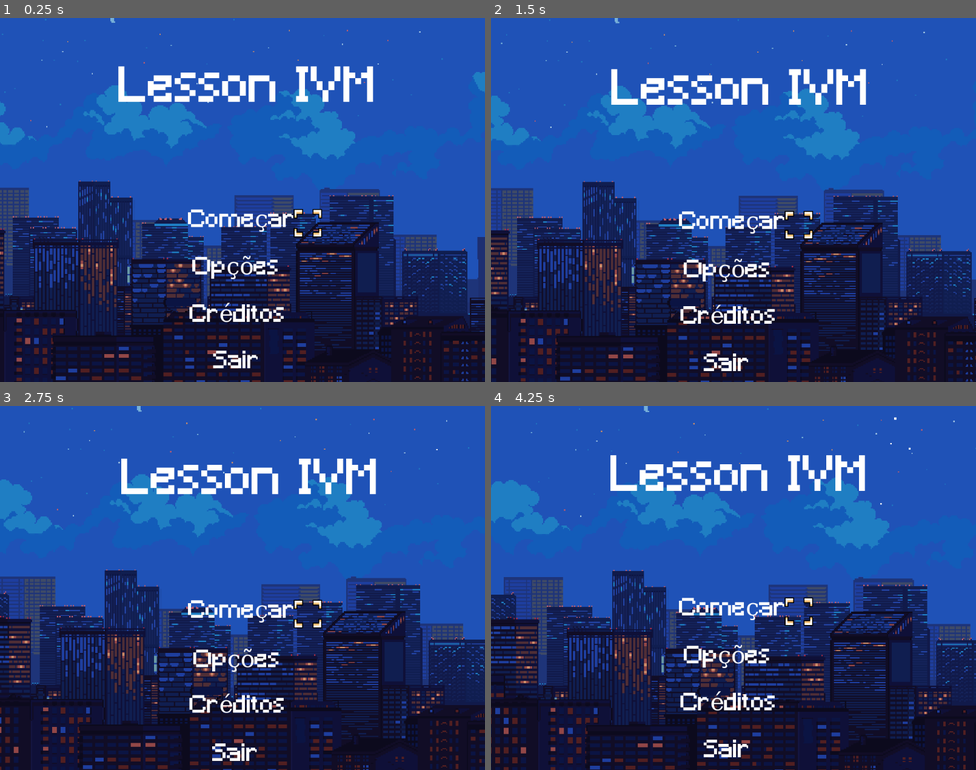
Above: before the commit, frames 1-4 (two rows, left to right).
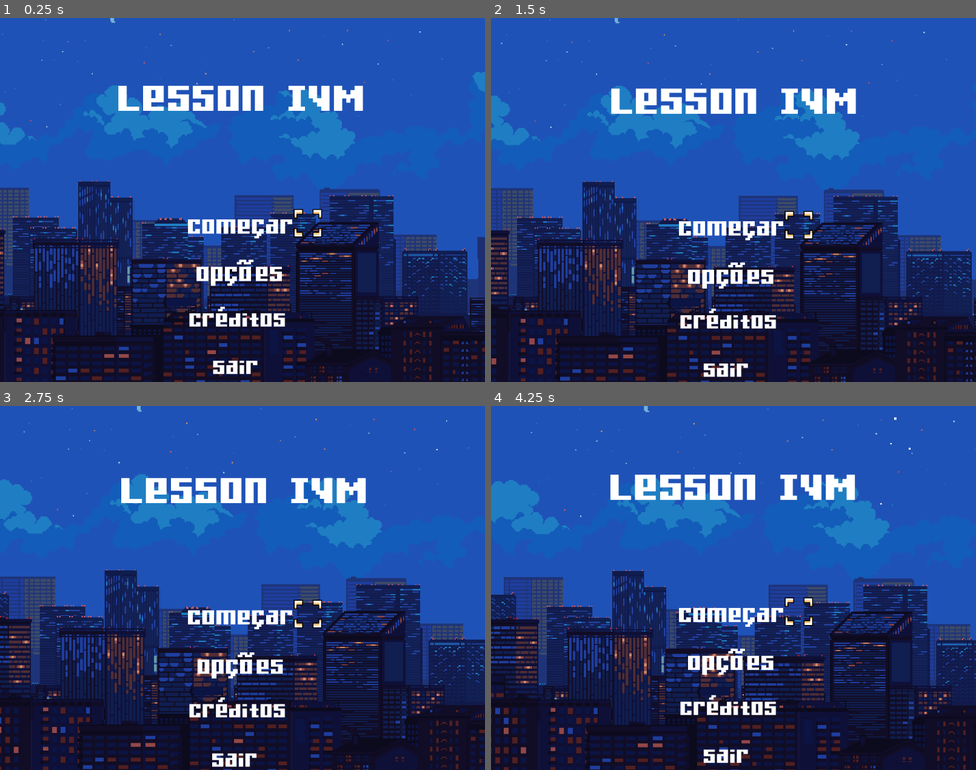
Above: after the commit, the same moments.

Repository: LaysonGabrielLopesDosSantos/XenoStory
Game: Godot game, scene res://assets/menu/code/menu.tscn
Same seed, same stepped clock (60 frames per second), same inputs: the game is played once before the commit and once after it.
Inputs:
- Up to frame 1 (0.25 s): no input
- Up to frame 2 (1.5 s): no input
- Up to frame 3 (2.75 s): no input
- Up to frame 4 (4.25 s): no input

The runs differ from the first frame. In frame 1, 5.9% of the frame differs, in the area x 24-77%, y 13-98%; in frame 2, 5.9%; in frame 3, 5.9%; in frame 4, 5.9%.

Commit message:
Menu completo + Créditos incompleto

Diff:
--- /dev/null
+++ b/Lesson IVM/assets/creditos/creditos.tscn
@@ -0,0 +1,119 @@
+[gd_scene load_steps=8 format=3 uid="uid://nhjqb1odok6r"]
+
+[ext_resource type="FontFile" uid="uid://b4mgjyyovoaed" path="res://assets/fonts/Gamer.ttf" id="1_4f3sh"]
+[ext_resource type="Texture2D" uid="uid://ch3khdwaqjbpi" path="res://assets/background/10 (2).png" id="1_ejdcy"]
+
+[sub_resource type="GDScript" id="GDScript_su774"]
+resource_name = "creditos"
+script/source = "extends Control
+
+func _process(delta):
+	if Input.is_action_just_pressed(\"Escape\"):
+		get_tree().change_scene_to_file(\"res://assets/menu/code/menu.tscn\")
+"
+
+[sub_resource type="Animation" id="Animation_wi8yn"]
+resource_name = "wait"
+length = 20.0
+loop_mode = 2
+tracks/0/type = "bezier"
+tracks/0/imported = false
+tracks/0/enabled = true
+tracks/0/path = NodePath(".:position:x")
+tracks/0/interp = 1
+tracks/0/loop_wrap = true
+tracks/0/keys = {
+"handle_modes": PackedInt32Array(0, 0),
+"points": PackedFloat32Array(738, -0.25, 0, 0.25, 0, 288, -0.25, 0, 0.25, 0),
+"times": PackedFloat32Array(0, 20)
+}
+tracks/1/type = "bezier"
+tracks/1/imported = false
+tracks/1/enabled = true
+tracks/1/path = NodePath(".:position:y")
+tracks/1/interp = 1
+tracks/1/loop_wrap = true
+tracks/1/keys = {
+"handle_modes": PackedInt32Array(0, 0),
+"points": PackedFloat32Array(376, -0.25, 0, 0.25, 0, 376, -0.25, 0, 0.25, 0),
+"times": PackedFloat32Array(0, 20)
+}
+
+[sub_resource type="AnimationLibrary" id="AnimationLibrary_q5jml"]
+_data = {
+"wait": SubResource("Animation_wi8yn")
+}
+
+[sub_resource type="Animation" id="Animation_ak71q"]
+resource_name = "wait"
+length = 2.5
+loop_mode = 2
+tracks/0/type = "bezier"
+tracks/0/imported = false
+tracks/0/enabled = true
+tracks/0/path = NodePath(".:position:x")
+tracks/0/interp = 1
+tracks/0/loop_wrap = true
+tracks/0/keys = {
+"handle_modes": PackedInt32Array(0, 0),
+"points": PackedFloat32Array(220, -0.25, 0, 0.25, 0, 224, -0.25, 0, 0.25, 0),
+"times": PackedFloat32Array(0, 2.5)
+}
+tracks/1/type = "bezier"
+tracks/1/imported = false
+tracks/1/enabled = true
+tracks/1/path = NodePath(".:position:y")
+tracks/1/interp = 1
+tracks/1/loop_wrap = true
+tracks/1/keys = {
+"handle_modes": PackedInt32Array(0, 0),
+"points": PackedFloat32Array(200, -0.25, 0, 0.25, 0, 224, -0.25, 0, 0.25, 0),
+"times": PackedFloat32Array(0, 2.5)
+}
+
+[sub_resource type="AnimationLibrary" id="AnimationLibrary_sdvb1"]
+_data = {
+"wait": SubResource("Animation_ak71q")
+}
+
+[node name="creditos" type="Control"]
+layout_mode = 3
+anchors_preset = 15
+anchor_right = 1.0
+anchor_bottom = 1.0
+grow_horizontal = 2
+grow_vertical = 2
+script = SubResource("GDScript_su774")
+
+[node name="background" type="Sprite2D" parent="."]
+position = Vector2(303.157, 376)
+scale = Vector2(0.65, 0.65)
+texture = ExtResource("1_ejdcy")
+
+[node name="background animation" type="AnimationPlayer" parent="background"]
+libraries = {
+"": SubResource("AnimationLibrary_q5jml")
+}
+autoplay = "wait"
+
+[node name="credits" type="RichTextLabel" parent="."]
+layout_mode = 0
+offset_left = 221.159
+offset_top = 206.956
+offset_right = 871.159
+offset_bottom = 536.956
+pivot_offset = Vector2(325, 165)
+theme_override_fonts/normal_font = ExtResource("1_4f3sh")
+theme_override_font_sizes/normal_font_size = 75
+text = "Programaçao: Layson
+Design: Layson e Eduarda
+História: Eduarda
+Músicas: Eduarda
+Polimento: Layson"
+scroll_active = false
+
+[node name="credits animation" type="AnimationPlayer" parent="credits"]
+libraries = {
+"": SubResource("AnimationLibrary_sdvb1")
+}
+autoplay = "wait"
--- a/Lesson IVM/assets/menu/code/menu.tscn
+++ b/Lesson IVM/assets/menu/code/menu.tscn
@@ -1,7 +1,7 @@
 [gd_scene load_steps=23 format=3 uid="uid://crlwqygro2xfr"]
 
 [ext_resource type="Texture2D" uid="uid://bdijx0fkglbo1" path="res://assets/background/10.png" id="1_ehdul"]
-[ext_resource type="FontFile" uid="uid://djxh6jy12evy1" path="res://assets/fonts/Minecraft.ttf" id="1_firyp"]
+[ext_resource type="FontFile" uid="uid://b4mgjyyovoaed" path="res://assets/fonts/Gamer.ttf" id="3_bc77i"]
 [ext_resource type="Texture2D" uid="uid://cdjhulr2q4p8x" path="res://assets/select/UI_Flat_Select01a_2.png" id="3_v1alu"]
 
 [sub_resource type="GDScript" id="GDScript_h85h5"]
@@ -15,7 +15,7 @@
 @onready var credits = $credits
 @onready var exit = $exit
 
-func _select():
+func _process(delta):
 	if Input.is_action_just_pressed(\"Up\"):
 		if select > 0:
 			select -= 1
@@ -31,13 +31,37 @@
 	if select == 2:
 		selection.position.x = 640
 		selection.position.y = credits.position.y + 32
+		if Input.is_action_just_pressed(\"Enter\"):
+			get_tree().change_scene_to_file(\"res://assets/creditos/creditos.tscn\")
 	if select == 3:
 		selection.position.x = 600
 		selection.position.y = exit.position.y + 28
-
-func _process(delta):
-	_select()
 "
+
+[sub_resource type="Animation" id="Animation_qu4fl"]
+length = 0.001
+tracks/0/type = "bezier"
+tracks/0/imported = false
+tracks/0/enabled = true
+tracks/0/path = NodePath(".:position:x")
+tracks/0/interp = 1
+tracks/0/loop_wrap = true
+tracks/0/keys = {
+"handle_modes": PackedInt32Array(0),
+"points": PackedFloat32Array(512, -0.25, 0, 0.25, 0),
+"times": PackedFloat32Array(0)
+}
+tracks/1/type = "bezier"
+tracks/1/imported = false
+tracks/1/enabled = true
+tracks/1/path = NodePath(".:position:y")
+tracks/1/interp = 1
+tracks/1/loop_wrap = true
+tracks/1/keys = {
+"handle_modes": PackedInt32Array(0),
+"points": PackedFloat32Array(392, -0.25, 0, 0.25, 0),
+"times": PackedFloat32Array(0)
+}
 
 [sub_resource type="Animation" id="Animation_je3k2"]
 resource_name = "wait"
@@ -66,37 +90,37 @@
 "times": PackedFloat32Array(0, 10, 20, 40)
 }
 
-[sub_resource type="Animation" id="Animation_qu4fl"]
-length = 0.001
-tracks/0/type = "bezier"
-tracks/0/imported = false
-tracks/0/enabled = true
-tracks/0/path = NodePath(".:position:x")
-tracks/0/interp = 1
-tracks/0/loop_wrap = true
-tracks/0/keys = {
-"handle_modes": PackedInt32Array(0),
-"points": PackedFloat32Array(512, -0.25, 0, 0.25, 0),
-"times": PackedFloat32Array(0)
-}
-tracks/1/type = "bezier"
-tracks/1/imported = false
-tracks/1/enabled = true
-tracks/1/path = NodePath(".:position:y")
-tracks/1/interp = 1
-tracks/1/loop_wrap = true
-tracks/1/keys = {
-"handle_modes": PackedInt32Array(0),
-"points": PackedFloat32Array(392, -0.25, 0, 0.25, 0),
-"times": PackedFloat32Array(0)
-}
-
 [sub_resource type="AnimationLibrary" id="AnimationLibrary_qa2dr"]
 _data = {
 "RESET": SubResource("Animation_qu4fl"),
 "wait": SubResource("Animation_je3k2")
 }
 
+[sub_resource type="Animation" id="Animation_hks87"]
+length = 0.001
+tracks/0/type = "bezier"
+tracks/0/imported = false
+tracks/0/enabled = true
+tracks/0/path = NodePath(".:position:x")
+tracks/0/interp = 1
+tracks/0/loop_wrap = true
+tracks/0/keys = {
+"handle_modes": PackedInt32Array(0),
+"points": PackedFloat32Array(256, -0.25, 0, 0.25, 0),
+"times": PackedFloat32Array(0)
+}
+tracks/1/type = "bezier"
+tracks/1/imported = false
+tracks/1/enabled = true
+tracks/1/path = NodePath(".:position:y")
+tracks/1/interp = 1
+tracks/1/loop_wrap = true
+tracks/1/keys = {
+"handle_modes": PackedInt32Array(0),
+"points": PackedFloat32Array(112, -0.25, 0, 0.25, 0),
+"times": PackedFloat32Array(0)
+}
+
 [sub_resource type="Animation" id="Animation_ihlvp"]
 resource_name = "wait"
 length = 2.5
@@ -124,37 +148,37 @@
 "times": PackedFloat32Array(0, 2.5, 5)
 }
 
-[sub_resource type="Animation" id="Animation_hks87"]
-length = 0.001
-tracks/0/type = "bezier"
-tracks/0/imported = false
-tracks/0/enabled = true
-tracks/0/path = NodePath(".:position:x")
-tracks/0/interp = 1
-tracks/0/loop_wrap = true
-tracks/0/keys = {
-"handle_modes": PackedInt32Array(0),
-"points": PackedFloat32Array(256, -0.25, 0, 0.25, 0),
-"times": PackedFloat32Array(0)
-}
-tracks/1/type = "bezier"
-tracks/1/imported = false
-tracks/1/enabled = true
-tracks/1/path = NodePath(".:position:y")
-tracks/1/interp = 1
-tracks/1/loop_wrap = true
-tracks/1/keys = {
-"handle_modes": PackedInt32Array(0),
-"points": PackedFloat32Array(112, -0.25, 0, 0.25, 0),
-"times": PackedFloat32Array(0)
-}
-
 [sub_resource type="AnimationLibrary" id="AnimationLibrary_iaek3"]
 _data = {
 "RESET": SubResource("Animation_hks87"),
 "wait": SubResource("Animation_ihlvp")
 }
 
+[sub_resource type="Animation" id="Animation_8k5sc"]
+length = 0.001
+tracks/0/type = "bezier"
+tracks/0/imported = false
+tracks/0/enabled = true
+tracks/0/path = NodePath(".:position:x")
+tracks/0/interp = 1
+tracks/0/loop_wrap = true
+tracks/0/keys = {
+"handle_modes": PackedInt32Array(0),
+"points": PackedFloat32Array(392, -0.25, 0, 0.25, 0),
+"times": PackedFloat32Array(0)
+}
+tracks/1/type = "bezier"
+tracks/1/imported = false
+tracks/1/enabled = true
+tracks/1/path = NodePath(".:position:y")
+tracks/1/interp = 1
+tracks/1/loop_wrap = true
+tracks/1/keys = {
+"handle_modes": PackedInt32Array(0),
+"points": PackedFloat32Array(408, -0.25, 0, 0.25, 0),
+"times": PackedFloat32Array(0)
+}
+
 [sub_resource type="Animation" id="Animation_eo2af"]
 resource_name = "wait"
 length = 2.5
@@ -182,37 +206,37 @@
 "times": PackedFloat32Array(0, 2.5, 5)
 }
 
-[sub_resource type="Animation" id="Animation_8k5sc"]
-length = 0.001
-tracks/0/type = "bezier"
-tracks/0/imported = false
-tracks/0/enabled = true
-tracks/0/path = NodePath(".:position:x")
-tracks/0/interp = 1
-tracks/0/loop_wrap = true
-tracks/0/keys = {
-"handle_modes": PackedInt32Array(0),
-"points": PackedFloat32Array(392, -0.25, 0, 0.25, 0),
-"times": PackedFloat32Array(0)
-}
-tracks/1/type = "bezier"
-tracks/1/imported = false
-tracks/1/enabled = true
-tracks/1/path = NodePath(".:position:y")
-tracks/1/interp = 1
-tracks/1/loop_wrap = true
-tracks/1/keys = {
-"handle_modes": PackedInt32Array(0),
-"points": PackedFloat32Array(408, -0.25, 0, 0.25, 0),
-"times": PackedFloat32Array(0)
-}
-
 [sub_resource type="AnimationLibrary" id="AnimationLibrary_arjwe"]
 _data = {
 "RESET": SubResource("Animation_8k5sc"),
 "wait": SubResource("Animation_eo2af")
 }
 
+[sub_resource type="Animation" id="Animation_o07ni"]
+length = 2.0
+tracks/0/type = "bezier"
+tracks/0/imported = false
+tracks/0/enabled = true
+tracks/0/path = NodePath(".:position:x")
+tracks/0/interp = 1
+tracks/0/loop_wrap = true
+tracks/0/keys = {
+"handle_modes": PackedInt32Array(0),
+"points": PackedFloat32Array(0, -0.25, 0, 0.25, 0),
+"times": PackedFloat32Array(0)
+}
+tracks/1/type = "bezier"
+tracks/1/imported = false
+tracks/1/enabled = true
+tracks/1/path = NodePath(".:position:y")
+tracks/1/interp = 1
+tracks/1/loop_wrap = true
+tracks/1/keys = {
+"handle_modes": PackedInt32Array(0),
+"points": PackedFloat32Array(0, -0.25, 0, 0.25, 0),
+"times": PackedFloat32Array(0)
+}
+
 [sub_resource type="Animation" id="Animation_kj4pm"]
 resource_name = "wait"
 length = 2.5
@@ -240,37 +264,37 @@
 "times": PackedFloat32Array(0, 2.5, 5)
 }
 
-[sub_resource type="Animation" id="Animation_o07ni"]
-length = 0.001
-tracks/0/type = "bezier"
-tracks/0/imported = false
-tracks/0/enabled = true
-tracks/0/path = NodePath(".:position:x")
-tracks/0/interp = 1
-tracks/0/loop_wrap = true
-tracks/0/keys = {
-"handle_modes": PackedInt32Array(0),
-"points": PackedFloat32Array(0, -0.25, 0, 0.25, 0),
-"times": PackedFloat32Array(0)
-}
-tracks/1/type = "bezier"
-tracks/1/imported = false
-tracks/1/enabled = true
-tracks/1/path = NodePath(".:position:y")
-tracks/1/interp = 1
-tracks/1/loop_wrap = true
-tracks/1/keys = {
-"handle_modes": PackedInt32Array(0),
-"points": PackedFloat32Array(0, -0.25, 0, 0.25, 0),
-"times": PackedFloat32Array(0)
-}
-
 [sub_resource type="AnimationLibrary" id="AnimationLibrary_7phf6"]
 _data = {
 "RESET": SubResource("Animation_o07ni"),
 "wait": SubResource("Animation_kj4pm")
 }
 
+[sub_resource type="Animation" id="Animation_0x3gg"]
+length = 0.001
+tracks/0/type = "bezier"
+tracks/0/imported = false
+tracks/0/enabled = true
+tracks/0/path = NodePath(".:position:x")
+tracks/0/interp = 1
+tracks/0/loop_wrap = true
+tracks/0/keys = {
+"handle_modes": PackedInt32Array(0),
+"points": PackedFloat32Array(400, -0.25, 0, 0.25, 0),
+"times": PackedFloat32Array(0)
+}
+tracks/1/type = "bezier"
+tracks/1/imported = false
+tracks/1/enabled = true
+tracks/1/path = NodePath(".:position:y")
+tracks/1/interp = 1
+tracks/1/loop_wrap = true
+tracks/1/keys = {
+"handle_modes": PackedInt32Array(0),
+"points": PackedFloat32Array(600, -0.25, 0, 0.25, 0),
+"times": PackedFloat32Array(0)
+}
+
 [sub_resource type="Animation" id="Animation_savoi"]
 resource_name = "wait"
 length = 2.5
@@ -298,37 +322,37 @@
 "times": PackedFloat32Array(0, 2.5)
 }
 
-[sub_resource type="Animation" id="Animation_0x3gg"]
-length = 0.001
-tracks/0/type = "bezier"
-tracks/0/imported = false
-tracks/0/enabled = true
-tracks/0/path = NodePath(".:position:x")
-tracks/0/interp = 1
-tracks/0/loop_wrap = true
-tracks/0/keys = {
-"handle_modes": PackedInt32Array(0),
-"points": PackedFloat32Array(400, -0.25, 0, 0.25, 0),
-"times": PackedFloat32Array(0)
-}
-tracks/1/type = "bezier"
-tracks/1/imported = false
-tracks/1/enabled = true
-tracks/1/path = NodePath(".:position:y")
-tracks/1/interp = 1
-tracks/1/loop_wrap = true
-tracks/1/keys = {
-"handle_modes": PackedInt32Array(0),
-"points": PackedFloat32Array(600, -0.25, 0, 0.25, 0),
-"times": PackedFloat32Array(0)
-}
-
 [sub_resource type="AnimationLibrary" id="AnimationLibrary_afnj1"]
 _data = {
 "RESET": SubResource("Animation_0x3gg"),
 "wait": SubResource("Animation_savoi")
 }
 
+[sub_resource type="Animation" id="Animation_u7hwf"]
+length = 0.001
+tracks/0/type = "bezier"
+tracks/0/imported = false
+tracks/0/enabled = true
+tracks/0/path = NodePath(".:position:x")
+tracks/0/interp = 1
+tracks/0/loop_wrap = true
+tracks/0/keys = {
+"handle_modes": PackedInt32Array(0),
+"points": PackedFloat32Array(450, -0.25, 0, 0.25, 0),
+"times": PackedFloat32Array(0)
+}
+tracks/1/type = "bezier"
+tracks/1/imported = false
+tracks/1/enabled = true
+tracks/1/path = NodePath(".:position:y")
+tracks/1/interp = 1
+tracks/1/loop_wrap = true
+tracks/1/keys = {
+"handle_modes": PackedInt32Array(0),
+"points": PackedFloat32Array(700, -0.25, 0, 0.25, 0),
+"times": PackedFloat32Array(0)
+}
+
 [sub_resource type="Animation" id="Animation_jubhr"]
 resource_name = "wait"
 length = 2.5
@@ -354,31 +378,6 @@
 "handle_modes": PackedInt32Array(0, 0),
 "points": PackedFloat32Array(700, -0.25, 0, 0.25, 0, 712, -0.25, 0, 0.25, 0),
 "times": PackedFloat32Array(0, 2.5)
-}
-
-[sub_resource type="Animation" id="Animation_u7hwf"]
-length = 0.001
-tracks/0/type = "bezier"
-tracks/0/imported = false
-tracks/0/enabled = true
-tracks/0/path = NodePath(".:position:x")
-tracks/0/interp = 1
-tracks/0/loop_wrap = true
-tracks/0/keys = {
-"handle_modes": PackedInt32Array(0),
-"points": PackedFloat32Array(450, -0.25, 0, 0.25, 0),
-"times": PackedFloat32Array(0)
-}
-tracks/1/type = "bezier"
-tracks/1/imported = false
-tracks/1/enabled = true
-tracks/1/path = NodePath(".:position:y")
-tracks/1/interp = 1
-tracks/1/loop_wrap = true
-tracks/1/keys = {
-"handle_modes": PackedInt32Array(0),
-"points": PackedFloat32Array(700, -0.25, 0, 0.25, 0),
-"times": PackedFloat32Array(0)
 }
 
 [sub_resource type="AnimationLibrary" id="AnimationLibrary_70c6q"]
@@ -428,10 +427,10 @@
 offset_left = 256.0
 offset_top = 112.0
 offset_right = 806.0
-offset_bottom = 212.0
+offset_bottom = 262.0
 pivot_offset = Vector2(275, 50)
-theme_override_fonts/normal_font = ExtResource("1_firyp")
-theme_override_font_sizes/normal_font_size = 100
+theme_override_fonts/normal_font = ExtResource("3_bc77i")
+theme_override_font_sizes/normal_font_size = 140
 text = "Lesson IVM"
 scroll_active = false
 shortcut_keys_enabled = false
@@ -449,8 +448,8 @@
 offset_right = 622.0
 offset_bottom = 488.0
 pivot_offset = Vector2(115, 40)
-theme_override_fonts/normal_font = ExtResource("1_firyp")
-theme_override_font_sizes/normal_font_size = 50
+theme_override_fonts/normal_font = ExtResource("3_bc77i")
+theme_override_font_sizes/normal_font_size = 80
 text = "Começar"
 scroll_active = false
 shortcut_keys_enabled = false
@@ -466,8 +465,8 @@
 offset_right = 220.0
 offset_bottom = 79.9998
 pivot_offset = Vector2(110, 40)
-theme_override_fonts/normal_font = ExtResource("1_firyp")
-theme_override_font_sizes/normal_font_size = 50
+theme_override_fonts/normal_font = ExtResource("3_bc77i")
+theme_override_font_sizes/normal_font_size = 80
 text = " Opções"
 scroll_active = false
 shortcut_keys_enabled = false
@@ -485,8 +484,8 @@
 offset_right = 610.0
 offset_bottom = 680.0
 pivot_offset = Vector2(105, 40)
-theme_override_fonts/normal_font = ExtResource("1_firyp")
-theme_override_font_sizes/normal_font_size = 50
+theme_override_fonts/normal_font = ExtResource("3_bc77i")
+theme_override_font_sizes/normal_font_size = 75
 text = "Créditos"
 scroll_active = false
 shortcut_keys_enabled = false
@@ -504,8 +503,8 @@
 offset_right = 550.0
 offset_bottom = 780.0
 pivot_offset = Vector2(50, 40)
-theme_override_fonts/normal_font = ExtResource("1_firyp")
-theme_override_font_sizes/normal_font_size = 50
+theme_override_fonts/normal_font = ExtResource("3_bc77i")
+theme_override_font_sizes/normal_font_size = 75
 text = "Sair"
 scroll_active = false
 shortcut_keys_enabled = false
--- a/Lesson IVM/project.godot
+++ b/Lesson IVM/project.godot
@@ -35,6 +35,16 @@
 "events": [Object(InputEventKey,"resource_local_to_scene":false,"resource_name":"","device":-1,"window_id":0,"alt_press …(182 unchanged characters)…
 ]
 }
+Enter={
+"deadzone": 0.5,
+"events": [Object(InputEventKey,"resource_local_to_scene":false,"resource_name":"","device":-1,"window_id":0,"alt_pressed":false,"shift_pressed":false,"ctrl_pressed":false,"meta_pressed":false,"pressed":false,"keycode":0,"physical_keycode":4194309,"key_label":0,"unicode":0,"echo":false,"script":null)
+]
+}
+Escape={
+"deadzone": 0.5,
+"events": [Object(InputEventKey,"resource_local_to_scene":false,"resource_name":"","device":-1,"window_id":0,"alt_pressed":false,"shift_pressed":false,"ctrl_pressed":false,"meta_pressed":false,"pressed":false,"keycode":0,"physical_keycode":4194305,"key_label":0,"unicode":0,"echo":false,"script":null)
+]
+}
 
 [rendering]
 
Binary file added: Lesson IVM/assets/background/10 (2).png
Not shown, added: Lesson IVM/assets/background/10 (2).png.import
Binary file added: Lesson IVM/assets/fonts/Gamer.ttf
Not shown, added: Lesson IVM/assets/fonts/Gamer.ttf.import
